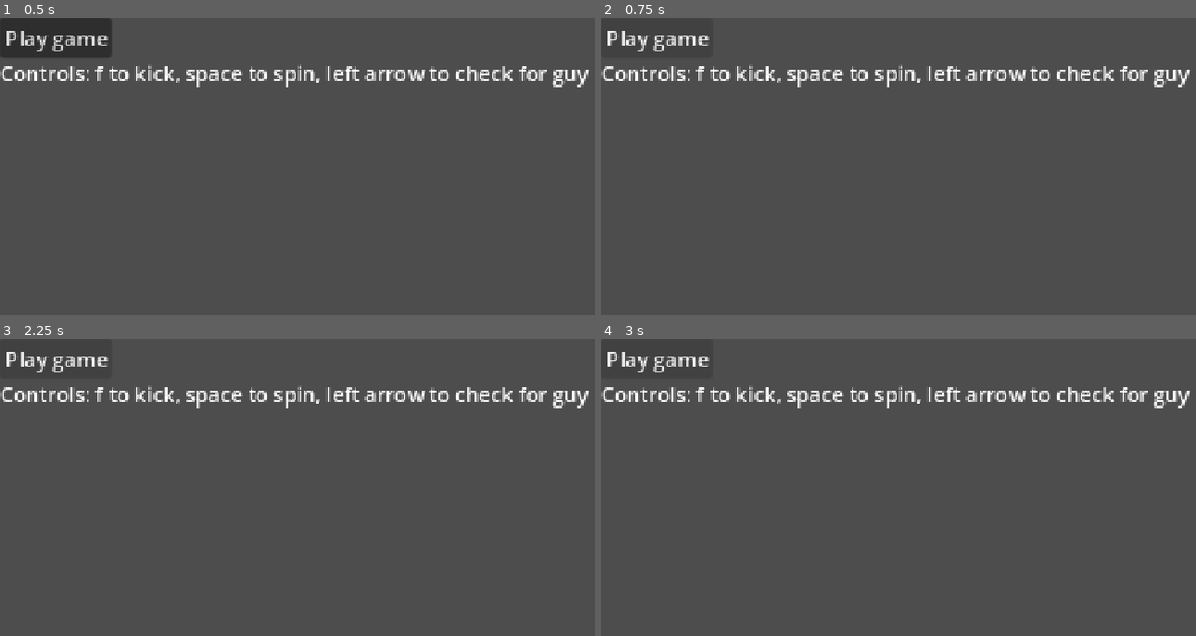
Above: before the commit, frames 1-4 (two rows, left to right).
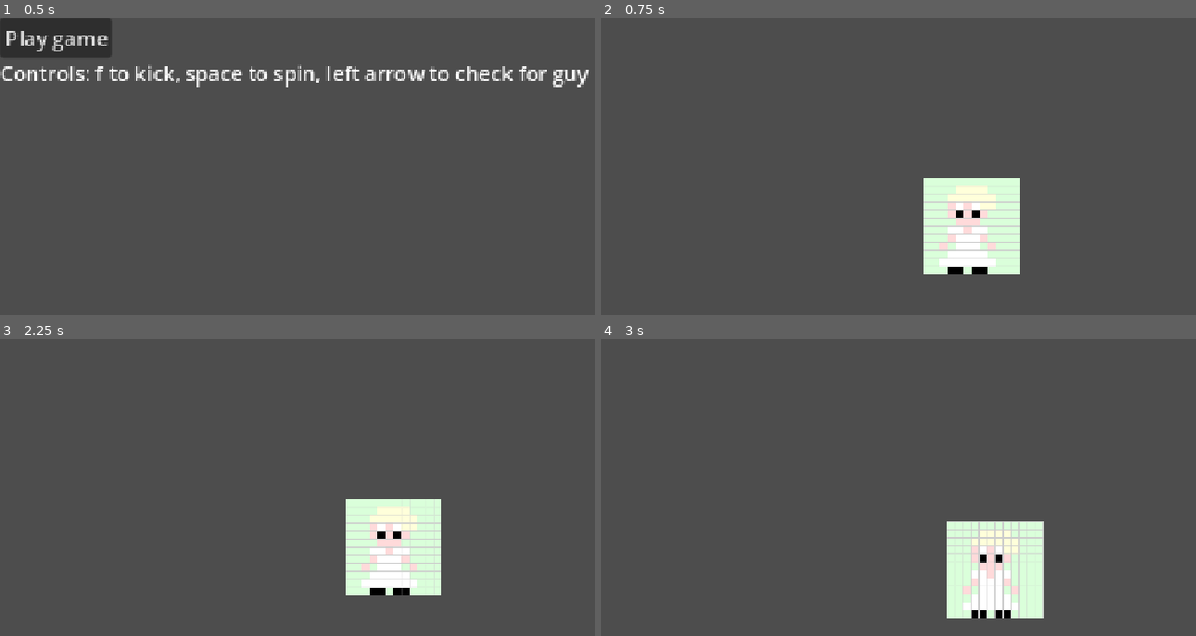
Above: after the commit, the same moments.

Repository: FuttNutt/Tower-of-greed-repo
Game: Godot game, scene res://Scenes/Menu.tscn
The game is run twice, just before and just after one commit, with the same random seed, the same clock (stepped at 60 frames per second) and the same inputs.
Inputs (mouse positions are in pixels of both pictures, inside the frame that each line leads up to):
- Up to frame 1 (0.5 s): no input
- Up to frame 2 (0.75 s): click "Play game" at 0.5 s
- Up to frame 3 (2.25 s): click (53, 359) at 1.25 s, where only the run before the commit has a clickable "Play game"; tap Enter at 2 s; hold D (right, bound only after the commit) from 2.03 s (still down)
- Up to frame 4 (3 s): tap Space at 2.75 s; release D (right, bound only after the commit) at 2.78 s; hold S (down, bound only after the commit) from 2.78 s (still down)

Frame 1 is identical in both runs. In frame 2, 7.9% of the frame differs, in the area x 0-100%, y 4-87%; in frame 3, 7.8%; in frame 4, 8.0%, in the area x 0-100%, y 4-95%.

Commit message:
Added character and movement

Diff:
--- a/Assets/Dice1.tres
+++ b/Assets/Dice/Dice1.tres
@@ -1,6 +1,6 @@
 [gd_resource type="AtlasTexture" format=3 uid="uid://dchb2rt5w05q0"]
 
-[ext_resource type="Texture2D" uid="uid://ujta45jtj2l0" path="res://Assets/Dicemap.png" id="1_oiij2"]
+[ext_resource type="Texture2D" uid="uid://ujta45jtj2l0" path="res://Assets/Dice/Dicemap.png" id="1_oiij2"]
 
 
 [resource]
--- a/Assets/Dice2.tres
+++ b/Assets/Dice/Dice2.tres
@@ -1,6 +1,6 @@
 [gd_resource type="AtlasTexture" format=3 uid="uid://dr6j566ggfqty"]
 
-[ext_resource type="Texture2D" uid="uid://ujta45jtj2l0" path="res://Assets/Dicemap.png" id="1_ktyi1"]
+[ext_resource type="Texture2D" uid="uid://ujta45jtj2l0" path="res://Assets/Dice/Dicemap.png" id="1_ktyi1"]
 
 
 [resource]
--- a/Assets/Dice3.tres
+++ b/Assets/Dice/Dice3.tres
@@ -1,6 +1,6 @@
 [gd_resource type="AtlasTexture" format=3 uid="uid://51xjiic4dv3u"]
 
-[ext_resource type="Texture2D" uid="uid://ujta45jtj2l0" path="res://Assets/Dicemap.png" id="1_45jxr"]
+[ext_resource type="Texture2D" uid="uid://ujta45jtj2l0" path="res://Assets/Dice/Dicemap.png" id="1_45jxr"]
 
 
 [resource]
--- a/Assets/Dice4.tres
+++ b/Assets/Dice/Dice4.tres
@@ -1,6 +1,6 @@
 [gd_resource type="AtlasTexture" format=3 uid="uid://bgcqtey3ywlv3"]
 
-[ext_resource type="Texture2D" uid="uid://ujta45jtj2l0" path="res://Assets/Dicemap.png" id="1_33qut"]
+[ext_resource type="Texture2D" uid="uid://ujta45jtj2l0" path="res://Assets/Dice/Dicemap.png" id="1_33qut"]
 
 
 [resource]
--- a/Assets/Dice5.tres
+++ b/Assets/Dice/Dice5.tres
@@ -1,6 +1,6 @@
 [gd_resource type="AtlasTexture" format=3 uid="uid://dr7x0wtl7s76v"]
 
-[ext_resource type="Texture2D" uid="uid://ujta45jtj2l0" path="res://Assets/Dicemap.png" id="1_js0uv"]
+[ext_resource type="Texture2D" uid="uid://ujta45jtj2l0" path="res://Assets/Dice/Dicemap.png" id="1_js0uv"]
 
 
 [resource]
--- a/Assets/Dice6.tres
+++ b/Assets/Dice/Dice6.tres
@@ -1,6 +1,6 @@
 [gd_resource type="AtlasTexture" format=3 uid="uid://brd7fdel0rq0l"]
 
-[ext_resource type="Texture2D" uid="uid://ujta45jtj2l0" path="res://Assets/Dicemap.png" id="1_ymguj"]
+[ext_resource type="Texture2D" uid="uid://ujta45jtj2l0" path="res://Assets/Dice/Dicemap.png" id="1_ymguj"]
 
 
 [resource]
--- a/Scenes/main.tscn
+++ b/Scenes/main.tscn
@@ -1,3 +1,10 @@
 [gd_scene format=3 uid="uid://b0edelq78t3rx"]
 
+[ext_resource type="PackedScene" uid="uid://bo4opnevbgyhh" path="res://Scenes/player.tscn" id="1_jjgbg"]
+
 [node name="Main" type="Node2D" unique_id=1886038383]
+
+[node name="Player" parent="." unique_id=113884727 instance=ExtResource("1_jjgbg")]
+
+[node name="Camera2D" type="Camera2D" parent="Player" unique_id=190558550]
+position_smoothing_enabled = true
--- /dev/null
+++ b/Scenes/player.tscn
@@ -0,0 +1,17 @@
+[gd_scene format=3 uid="uid://bo4opnevbgyhh"]
+
+[ext_resource type="Texture2D" uid="uid://bon5i8alivfmn" path="res://Assets/placeholder.png" id="1_4flbx"]
+[ext_resource type="Script" uid="uid://cr8i703aeg5l3" path="res://player.gd" id="1_onrkg"]
+
+[sub_resource type="RectangleShape2D" id="RectangleShape2D_g4v7s"]
+size = Vector2(150, 150)
+
+[node name="Player" type="CharacterBody2D" unique_id=113884727]
+script = ExtResource("1_onrkg")
+
+[node name="CollisionShape2D" type="CollisionShape2D" parent="." unique_id=1135420459]
+shape = SubResource("RectangleShape2D_g4v7s")
+
+[node name="Sprite2D" type="Sprite2D" parent="." unique_id=1271139962]
+scale = Vector2(0.375, 0.375)
+texture = ExtResource("1_4flbx")
--- a/Scripts/menuscript.gd
+++ b/Scripts/menuscript.gd
@@ -1,4 +1,4 @@
 extends Node2D
 
 func _on_start_pressed() -> void:
-	get_tree().change_scene_to_file("res://Scenes/Menu.tscn")
+	get_tree().change_scene_to_file("res://Scenes/main.tscn")
--- /dev/null
+++ b/player.gd
@@ -0,0 +1,21 @@
+extends CharacterBody2D
+
+
+const SPEED = 300.0
+const JUMP_VELOCITY = -400.0
+
+
+func _physics_process(delta: float) -> void:
+
+	var direction := Input.get_vector("left", "right", "up", "down")
+	if direction.x:
+		velocity.x = direction.x * SPEED
+	else:
+		velocity.x = lerp(velocity.x, 0.0, 0.1)
+
+	if direction.y:
+		velocity.y = direction.y * SPEED
+	else:
+		velocity.y = lerp(velocity.y, 0.0, 0.1)
+
+	move_and_slide()
--- a/project.godot
+++ b/project.godot
@@ -22,7 +22,27 @@
 
 [input]
 
-kick={
+up={
+"deadzone": 0.2,
+"events": [Object(InputEventKey,"resource_local_to_scene":false,"resource_name":"","device":-1,"window_id":0,"alt_pressed":false,"shift_pressed":false,"ctrl_pressed":false,"meta_pressed":false,"pressed":false,"keycode":0,"physical_keycode":87,"key_label":0,"unicode":119,"location":0,"echo":false,"script":null)
+]
+}
+down={
+"deadzone": 0.2,
+"events": [Object(InputEventKey,"resource_local_to_scene":false,"resource_name":"","device":-1,"window_id":0,"alt_pressed":false,"shift_pressed":false,"ctrl_pressed":false,"meta_pressed":false,"pressed":false,"keycode":0,"physical_keycode":83,"key_label":0,"unicode":115,"location":0,"echo":false,"script":null)
+]
+}
+left={
+"deadzone": 0.2,
+"events": [Object(InputEventKey,"resource_local_to_scene":false,"resource_name":"","device":-1,"window_id":0,"alt_pressed":false,"shift_pressed":false,"ctrl_pressed":false,"meta_pressed":false,"pressed":false,"keycode":0,"physical_keycode":65,"key_label":0,"unicode":97,"location":0,"echo":false,"script":null)
+]
+}
+right={
+"deadzone": 0.2,
+"events": [Object(InputEventKey,"resource_local_to_scene":false,"resource_name":"","device":-1,"window_id":0,"alt_pressed":false,"shift_pressed":false,"ctrl_pressed":false,"meta_pressed":false,"pressed":false,"keycode":0,"physical_keycode":68,"key_label":0,"unicode":100,"location":0,"echo":false,"script":null)
+]
+}
+cheat={
 "deadzone": 0.2,
 "events": [Object(InputEventKey,"resource_local_to_scene":false,"resource_name":"","device":-1,"window_id":0,"alt_press …(192 unchanged characters)…
 ]
Renamed: Assets/DiceShader.gdshader -> Assets/Dice/DiceShader.gdshader
Renamed: Assets/DiceShader.gdshader.uid -> Assets/Dice/DiceShader.gdshader.uid
Renamed: Assets/Diceline.png -> Assets/Dice/Diceline.png
Not shown, changed: Assets/Dice/Diceline.png.import
Renamed: Assets/Dicemap.png -> Assets/Dice/Dicemap.png
Not shown, added: Assets/Dice/Dicemap.png.import
Binary file added: Assets/placeholder.png
Not shown, changed: Assets/placeholder.png.import
Not shown, added: player.gd.uid
